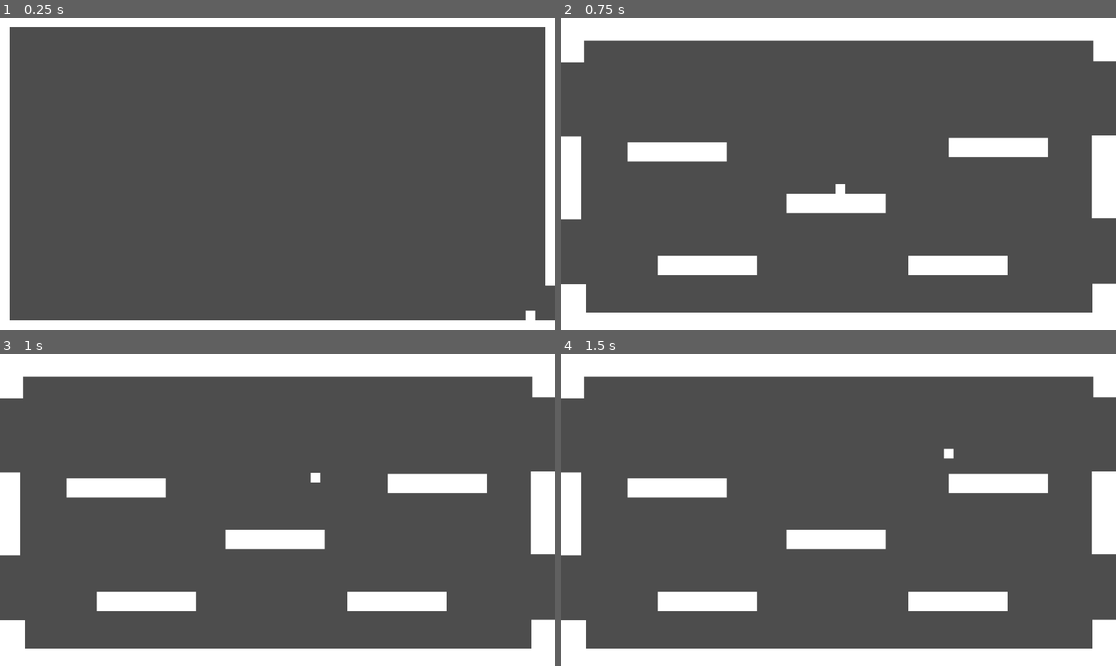
Above: before the commit, frames 1-4 (two rows, left to right).
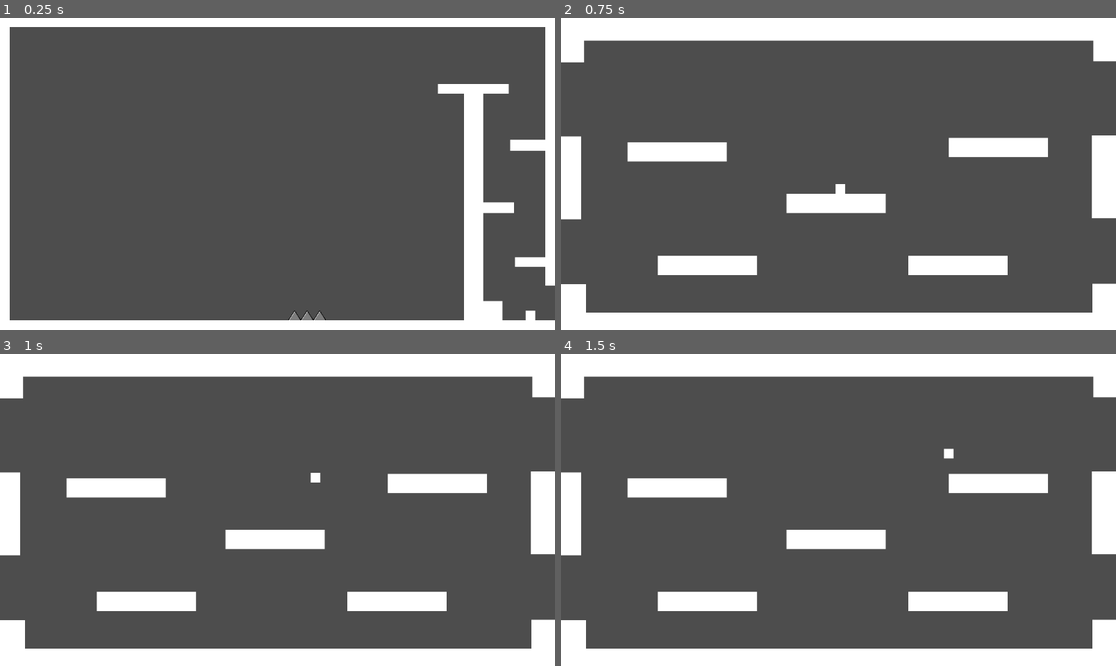
Above: after the commit, the same moments.

Repository: asundar-mags/the-grimstone-digital-tech
Game: Godot game, scene res://scenes/firemap.tscn
Two runs of this game, one before a commit and one after it. Both use one fixed random seed, a clock stepped at 60 frames per second and the inputs below. This scene is started directly instead of the project's main scene.
Inputs:
- Up to frame 1 (0.25 s): no input
- Up to frame 2 (0.75 s): tap Enter at 0.5 s; hold Right (ui_right) from 0.53 s (still down)
- Up to frame 3 (1 s): keep holding Right (ui_right); tap Keypad Enter (ui_accept) at 0.77 s
- Up to frame 4 (1.5 s): keep holding Right (ui_right)

The runs differ from the first frame. In frame 1, 3.9% of the frame differs, in the area x 51-99%, y 21-97%; in frame 2, nothing differs; in frame 3, nothing differs; in frame 4, nothing differs.

Commit message:
Added spikes and built code for it

Diff:
--- a/the-grimstone/scenes/firemap.tscn
+++ b/the-grimstone/scenes/firemap.tscn
@@ -1,6 +1,10 @@
 [gd_scene format=3 uid="uid://buws1hgw32p0x"]
 
 [ext_resource type="PackedScene" uid="uid://b73gdcoo5rnga" path="res://scenes/player.tscn" id="1_2468u"]
+[ext_resource type="Texture2D" uid="uid://cydmycyqibrlp" path="res://assets/spikes.png" id="2_iwgvk"]
+
+[sub_resource type="RectangleShape2D" id="RectangleShape2D_2468u"]
+size = Vector2(20, 72)
 
 [sub_resource type="RectangleShape2D" id="RectangleShape2D_t6f32"]
 size = Vector2(1193, 40)
@@ -14,8 +18,23 @@
 [sub_resource type="RectangleShape2D" id="RectangleShape2D_ueurx"]
 size = Vector2(40, 537)
 
-[sub_resource type="RectangleShape2D" id="RectangleShape2D_2468u"]
-size = Vector2(20, 72)
+[sub_resource type="RectangleShape2D" id="RectangleShape2D_j88co"]
+size = Vector2(40, 491)
+
+[sub_resource type="RectangleShape2D" id="RectangleShape2D_6smt2"]
+size = Vector2(40, 40)
+
+[sub_resource type="RectangleShape2D" id="RectangleShape2D_w7dki"]
+size = Vector2(63, 20)
+
+[sub_resource type="RectangleShape2D" id="RectangleShape2D_f5i8p"]
+size = Vector2(64, 22)
+
+[sub_resource type="RectangleShape2D" id="RectangleShape2D_dpp6j"]
+size = Vector2(73, 23)
+
+[sub_resource type="RectangleShape2D" id="RectangleShape2D_2x10e"]
+size = Vector2(147, 20)
 
 [node name="Node2D" type="Node2D" unique_id=1205654782]
 
@@ -41,24 +60,6 @@
 offset_right = 1172.0
 offset_bottom = 557.0
 
-[node name="StaticBody2D" type="StaticBody2D" parent="." unique_id=664479128]
-
-[node name="Floor" type="CollisionShape2D" parent="StaticBody2D" unique_id=1079018213]
-position = Vector2(576.5, 649)
-shape = SubResource("RectangleShape2D_t6f32")
-
-[node name="Left" type="CollisionShape2D" parent="StaticBody2D" unique_id=9402310]
-position = Vector2(0, 304.5)
-shape = SubResource("RectangleShape2D_iwgvk")
-
-[node name="Roof" type="CollisionShape2D" parent="StaticBody2D" unique_id=352614184]
-position = Vector2(596, 0)
-shape = SubResource("RectangleShape2D_wrj83")
-
-[node name="CollisionShape2D" type="CollisionShape2D" parent="StaticBody2D" unique_id=1238635129]
-position = Vector2(1152, 288.5)
-shape = SubResource("RectangleShape2D_ueurx")
-
 [node name="CharacterBody2D" parent="." unique_id=1091708930 instance=ExtResource("1_2468u")]
 position = Vector2(1101, 619)
 
@@ -74,4 +75,113 @@
 position = Vector2(1161, 593)
 shape = SubResource("RectangleShape2D_2468u")
 
+[node name="Pillar" type="ColorRect" parent="." unique_id=1997494652]
+offset_left = 963.0
+offset_top = 138.0
+offset_right = 1003.0
+offset_bottom = 629.0
+
+[node name="ColorRect" type="ColorRect" parent="." unique_id=1593863389]
+offset_left = 1003.0
+offset_top = 589.0
+offset_right = 1043.0
+offset_bottom = 629.0
+
+[node name="ColorRect2" type="ColorRect" parent="." unique_id=159645885]
+offset_left = 1069.0
+offset_top = 498.0
+offset_right = 1132.0
+offset_bottom = 518.0
+
+[node name="ColorRect3" type="ColorRect" parent="." unique_id=1086271771]
+offset_left = 1003.0
+offset_top = 384.0
+offset_right = 1067.0
+offset_bottom = 406.0
+
+[node name="ColorRect4" type="ColorRect" parent="." unique_id=191270663]
+offset_left = 1059.0
+offset_top = 254.0
+offset_right = 1132.0
+offset_bottom = 277.0
+
+[node name="ColorRect5" type="ColorRect" parent="." unique_id=864913016]
+offset_left = 909.0
+offset_top = 138.0
+offset_right = 1056.0
+offset_bottom = 158.0
+
+[node name="StaticBody2D" type="StaticBody2D" parent="." unique_id=664479128]
+
+[node name="Floor" type="CollisionShape2D" parent="StaticBody2D" unique_id=1079018213]
+position = Vector2(576.5, 649)
+shape = SubResource("RectangleShape2D_t6f32")
+
+[node name="Left" type="CollisionShape2D" parent="StaticBody2D" unique_id=9402310]
+position = Vector2(0, 304.5)
+shape = SubResource("RectangleShape2D_iwgvk")
+
+[node name="Roof" type="CollisionShape2D" parent="StaticBody2D" unique_id=352614184]
+position = Vector2(596, 0)
+shape = SubResource("RectangleShape2D_wrj83")
+
+[node name="Right" type="CollisionShape2D" parent="StaticBody2D" unique_id=1238635129]
+position = Vector2(1152, 288.5)
+shape = SubResource("RectangleShape2D_ueurx")
+
+[node name="Pillar" type="CollisionShape2D" parent="StaticBody2D" unique_id=946891558]
+position = Vector2(983, 383.5)
+shape = SubResource("RectangleShape2D_j88co")
+
+[node name="CollisionShape2D" type="CollisionShape2D" parent="StaticBody2D" unique_id=427814742]
+position = Vector2(1023, 609)
+shape = SubResource("RectangleShape2D_6smt2")
+
+[node name="CollisionShape2D2" type="CollisionShape2D" parent="StaticBody2D" unique_id=53122524]
+position = Vector2(1100.5, 508)
+shape = SubResource("RectangleShape2D_w7dki")
+one_way_collision = true
+
+[node name="CollisionShape2D3" type="CollisionShape2D" parent="StaticBody2D" unique_id=590391861]
+position = Vector2(1035, 395)
+shape = SubResource("RectangleShape2D_f5i8p")
+one_way_collision = true
+
+[node name="CollisionShape2D4" type="CollisionShape2D" parent="StaticBody2D" unique_id=1732246398]
+position = Vector2(1095.5, 265.5)
+shape = SubResource("RectangleShape2D_dpp6j")
+one_way_collision = true
+
+[node name="CollisionShape2D5" type="CollisionShape2D" parent="StaticBody2D" unique_id=149037500]
+position = Vector2(982.5, 148)
+shape = SubResource("RectangleShape2D_2x10e")
+one_way_collision = true
+
+[node name="Spikes" type="Sprite2D" parent="." unique_id=1070053195]
+position = Vector2(663, 619)
+scale = Vector2(0.26, 0.2)
+texture = ExtResource("2_iwgvk")
+
+[node name="Spikes2" type="Sprite2D" parent="." unique_id=711190710]
+position = Vector2(637, 619)
+scale = Vector2(0.26250076, 0.20000032)
+texture = ExtResource("2_iwgvk")
+
+[node name="Spikes3" type="Sprite2D" parent="." unique_id=674734528]
+position = Vector2(611, 619)
+scale = Vector2(0.2600006, 0.19999991)
+texture = ExtResource("2_iwgvk")
+
+[node name="Area2D" type="Area2D" parent="." unique_id=694509795]
+
+[node name="CollisionPolygon2D" type="CollisionPolygon2D" parent="Area2D" unique_id=1382688254]
+polygon = PackedVector2Array(598, 629, 624, 629, 611, 609)
+
+[node name="CollisionPolygon2D2" type="CollisionPolygon2D" parent="Area2D" unique_id=601025988]
+polygon = PackedVector2Array(624, 629, 637, 609, 650, 629)
+
+[node name="CollisionPolygon2D3" type="CollisionPolygon2D" parent="Area2D" unique_id=2065278727]
+polygon = PackedVector2Array(650, 629, 663, 609, 676, 629)
+
 [connection signal="body_entered" from="Exit" to="CharacterBody2D" method="_fire_map_exit"]
+[connection signal="body_entered" from="Area2D" to="CharacterBody2D" method="_spike_take_damage"]
--- a/the-grimstone/scripts/player.gd
+++ b/the-grimstone/scripts/player.gd
@@ -38,6 +38,9 @@
 func _earth_map_entry(body: CharacterBody2D) -> void:
 	get_tree().change_scene_to_file("res://scenes/earthmap.tscn")
 
-
 func _fire_map_exit(body: CharacterBody2D) -> void:
 	get_tree().change_scene_to_file("res://scenes/neutral level.tscn")
+
+
+func _spike_take_damage(body: CharacterBody2D) -> void:
+	get_tree().call_deferred("reload_current_scene")
Binary file added: the-grimstone/assets/spikes.png
Not shown, added: the-grimstone/assets/spikes.png.import
